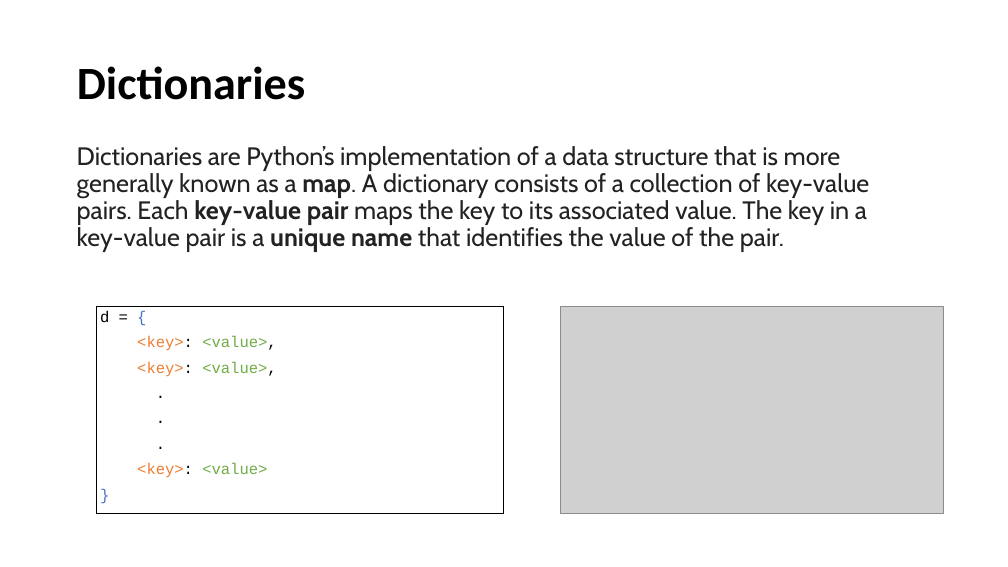
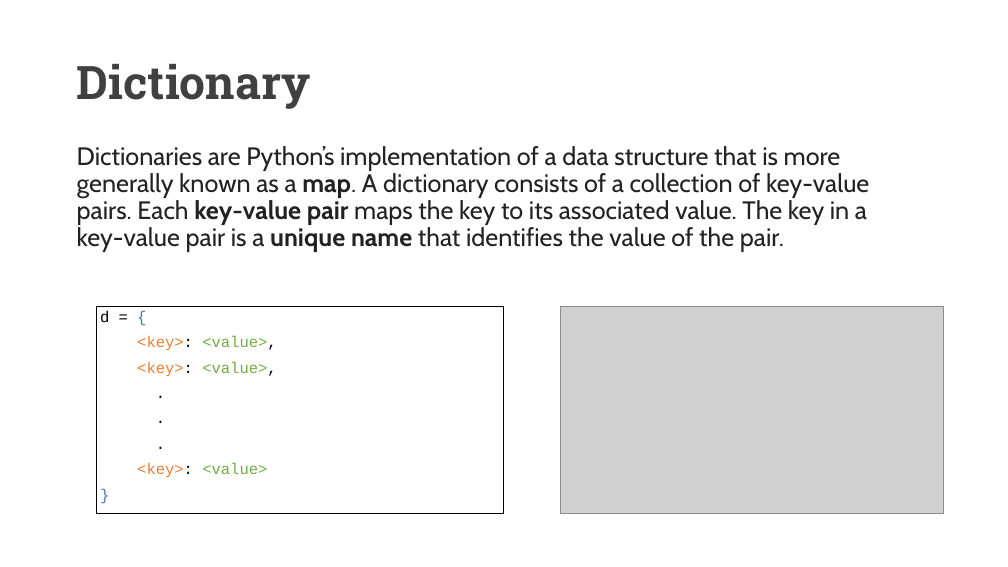
Before and after one commit to UCLL-PR2/exercises, a slide deck: slide 7 of 03-iterable&generators/programming2_iterable.pptx. Drawn at 1008x567 pixels with LibreOffice and Linux fonts; fonts in the diff are those of the drawing; grey boxes stand for pictures. Boxes give left, top, right and bottom in pixels: in the first picture for what was removed or moved away, otherwise in the second. Text is boxed around its words. In the diff, an @@ line names an element or a change of style, - is before the commit and + after.

```diff
--- a/03-iterable&generators/programming2_iterable.pptx
+++ b/03-iterable&generators/programming2_iterable.pptx
@@ title at (77,64,311,109): text changed; font Calibri to Roboto Slab; text colour #000000 to #404040 @@
-Dictionaries
+Dictionary
```
Also in this commit, not shown: 25 other slides changed, 5 slides added, 1 slide removed.
